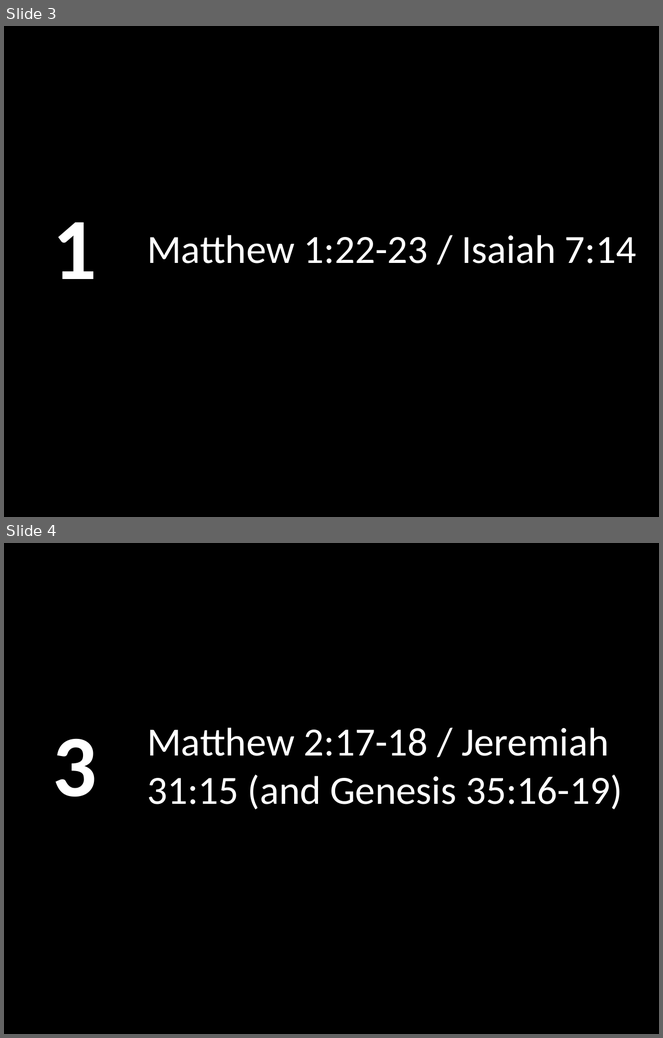
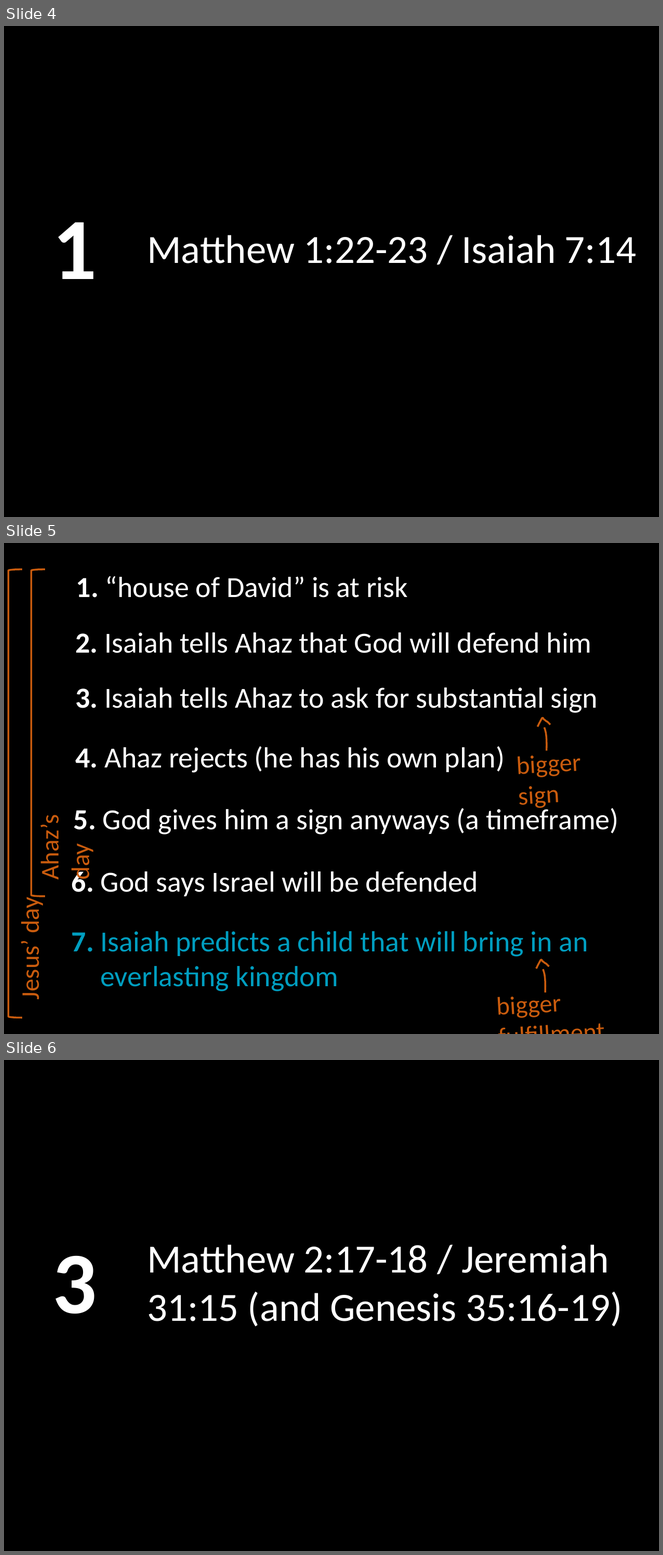
Before and after one commit to LukeMurphey/Ai1L, a slide deck: companion-website/public/files/19. Out of Context I Called My Prophecy.pptx. Shown one above the other, each under a label of ours: slides 3 and 4 before the commit, slides 4, 5 and 6 after it. The pictures are 663x1038 and 663x1555 pixels, drawn with LibreOffice and Linux fonts; fonts in the diff are those of the drawing. Boxes give left, top, right and bottom in pixels: in the first picture for what was removed or moved away, otherwise in the second. Text is boxed around its words. In the diff, an @@ line names an element or a change of style, - is before the commit and + after.

Commit message:
updating the slides

```diff
--- a/companion-website/public/files/19. Out of Context I Called My Prophecy.pptx
+++ b/companion-website/public/files/19. Out of Context I Called My Prophecy.pptx
@@ slide 5 added at (4,543,659,1034), background #000000 @@
@@ left bracket added at (9,569,22,1018), outline #CA5C0E 2 pt @@
@@ left bracket added at (32,569,45,896), outline #CA5C0E 2 pt @@
@@ text added at (76,576,408,598), 32 pt, text #FFFFFF @@
+1. “house of David” is at risk
@@ text added at (76,632,592,653), 32 pt, text #FFFFFF @@
+2. Isaiah tells Ahaz that God will defend him
@@ text added at (76,688,598,713), 32 pt, text #FFFFFF @@
+3. Isaiah tells Ahaz to ask for substantial sign
@@ freeform shape added at (538,717,551,729), outline #CA5C0E 2 pt @@
@@ freeform shape added at (545,728,546,752), outline #CA5C0E 2 pt @@
@@ text added at (76,746,505,773), 32 pt, text #FFFFFF @@
+4. Ahaz rejects (he has his own plan)
@@ text added at (517,750,582,811), 28 pt, text #CA5C0E @@
+bigger sign
@@ text added at (74,805,619,835), 32 pt, text #FFFFFF @@
+5. God gives him a sign anyways (a timeframe)
@@ text added at (34,821,96,879), 28 pt, text #CA5C0E @@
+Ahaz’s day
@@ text added at (72,868,479,897), 32 pt, text #FFFFFF @@
+6. God says Israel will be defended
@@ text added at (14,901,46,999), 28 pt, text #CA5C0E @@
+Jesus’ day
@@ text added at (72,931,588,992), 32 pt, text #009EC0 @@
+7. Isaiah predicts a child that will bring in an everlasting kingdom
@@ freeform shape added at (536,960,550,971), outline #CA5C0E 2 pt @@
@@ freeform shape added at (543,969,545,993), outline #CA5C0E 2 pt @@
@@ text added at (497,991,561,1018), 28 pt, text #CA5C0E @@
+bigger fulfillment
@@ what was slide 3 is now slide 4 @@
@@ what was slide 4 is now slide 6 @@
```
Also in this commit, not shown: 2 other slides added, 1 other file.
